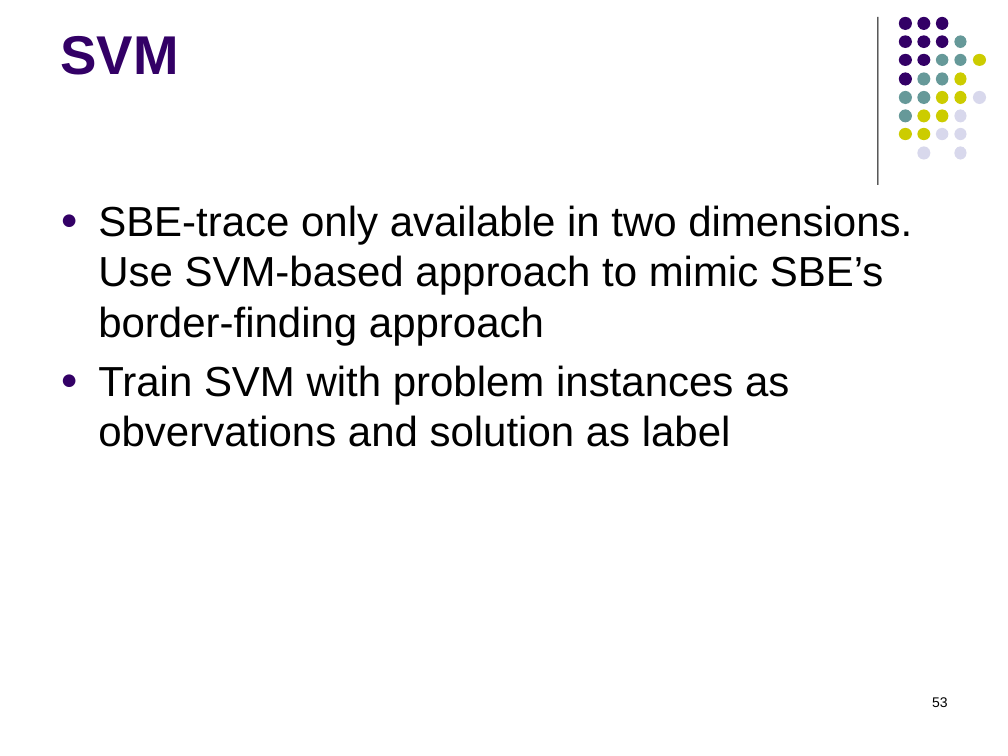
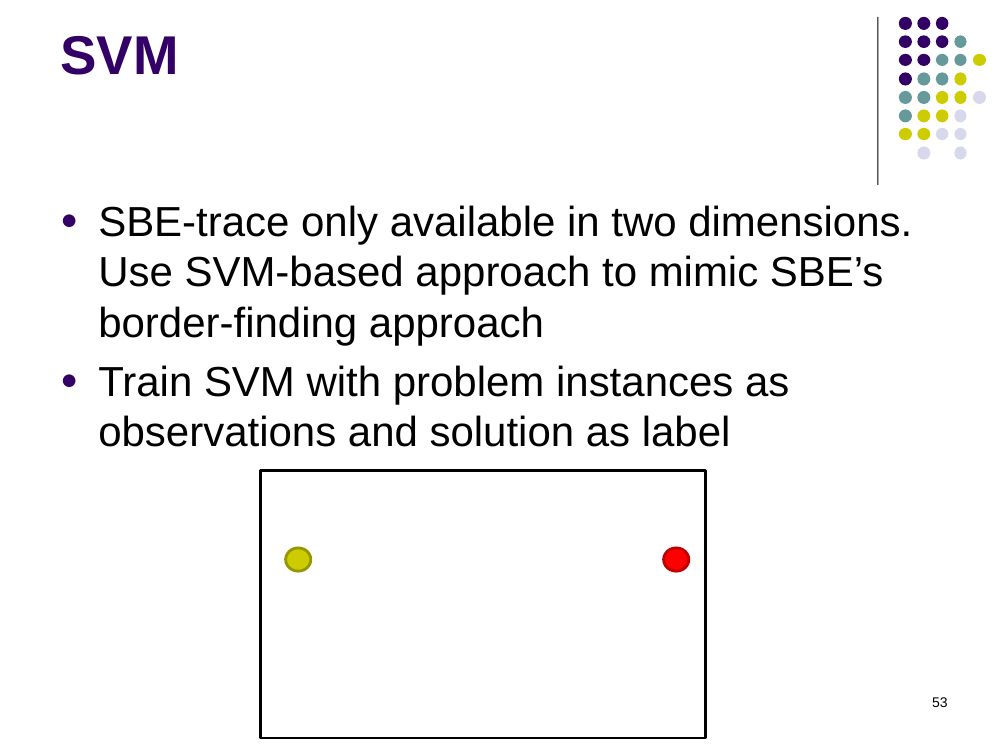
Before and after one commit to RobertHolderIII/dissertation, a slide deck: slide 53 of doc/defense-Dec2015.pptx. Drawn at 1008x756 pixels with LibreOffice and Linux fonts; fonts in the diff are those of the drawing. Boxes give left, top, right and bottom in pixels: in the first picture for what was removed or moved away, otherwise in the second. Text is boxed around its words. In the diff, an @@ line names an element or a change of style, - is before the commit and + after.

```diff
--- a/doc/defense-Dec2015.pptx
+++ b/doc/defense-Dec2015.pptx
@@ text at box(98, 365, 789, 447): text changed @@
-● Train SVM with problem instances as obvervations and solution as label
+● Train SVM with problem instances as observations and solution as label
@@ rectangle added at box(260, 471, 706, 738), outline #000000 2 pt @@
@@ ellipse added at box(285, 548, 310, 572), fill #CCCC00, outline #979700 2 pt @@
@@ ellipse added at box(663, 548, 688, 572), fill #FF0000, outline #C00000 2 pt @@
```
Also in this commit, not shown: 2 other slides changed, 3 slides added, 1 slide removed.
